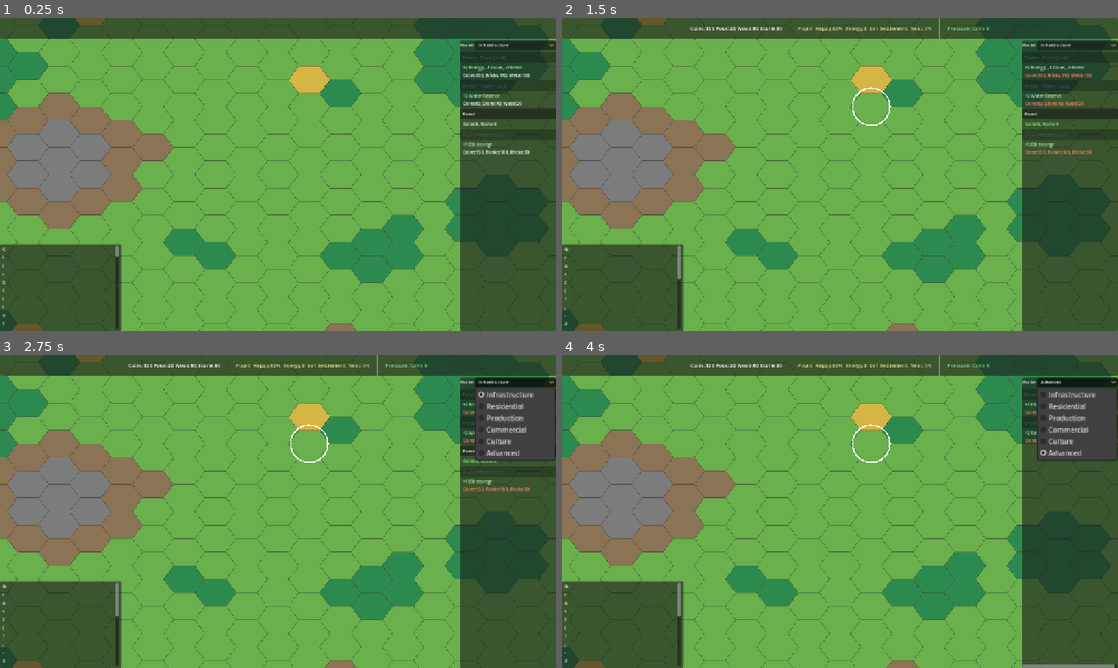
Above: before the commit, frames 1-4 (two rows, left to right).
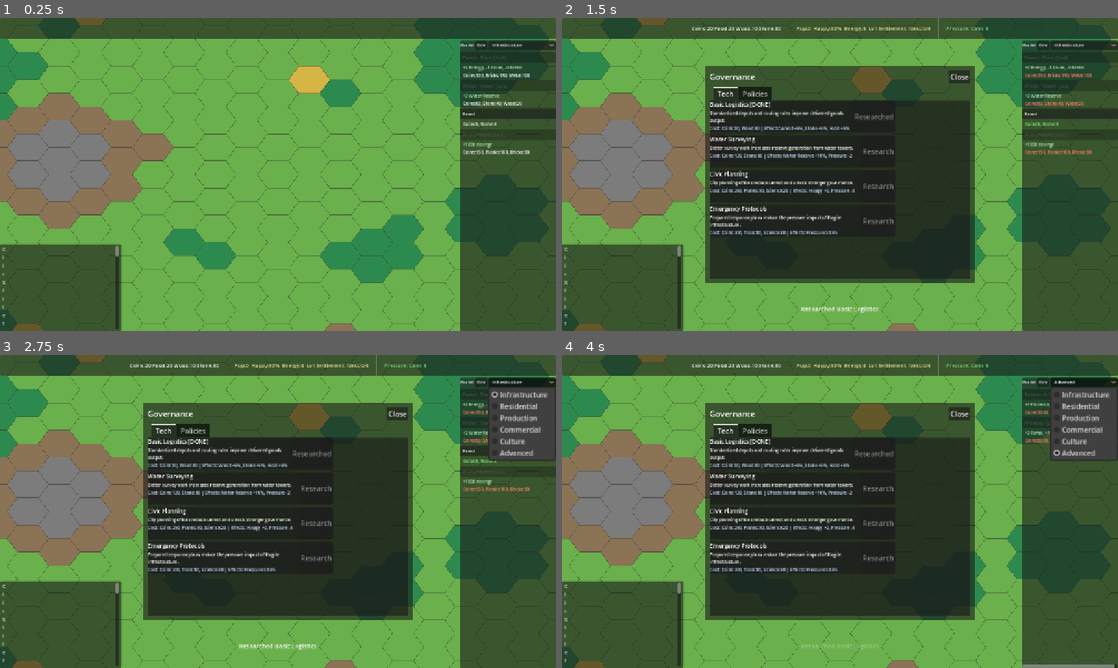
Above: after the commit, the same moments.

Repository: Gaefa/Gamefication
Game: Godot game, scene res://scenes/main.tscn
Same seed, same stepped clock (60 frames per second), same inputs: the game is played once before the commit and once after it.
Inputs (mouse positions are in pixels of both pictures, inside the frame that each line leads up to):
- Up to frame 1 (0.25 s): no input
- Up to frame 2 (1.5 s): click (1045, 46) at 0.5 s, where only the run after the commit has a clickable "Gov"; click (873, 118) at 1.25 s, where only the run after the commit has a clickable "Research"
- Up to frame 3 (2.75 s): click "Infrastructure" at 2 s
- Up to frame 4 (4 s): click "Road" at 2.75 s; click "Advanced" at 3.5 s

The runs differ from the first frame. In frame 1, less than 0.1% of the frame differs, in the area x 21-94%, y 7-77%; in frame 2, 34%; in frame 3, 35%, in the area x 0-99%, y 0-99%; in frame 4, 35%.

Commit message:
feat: add governance tech and policy UI

Diff:
--- a/godot/project.godot
+++ b/godot/project.godot
@@ -81,6 +81,11 @@
 "events": [Object(InputEventKey,"resource_local_to_scene":false,"resource_name":"","device":-1,"window_id":0,"alt_press …(190 unchanged characters)…
 ]
 }
+toggle_governance={
+"deadzone": 0.5,
+"events": [Object(InputEventKey,"resource_local_to_scene":false,"resource_name":"","device":-1,"window_id":0,"alt_pressed":false,"shift_pressed":false,"ctrl_pressed":false,"meta_pressed":false,"pressed":false,"keycode":71,"physical_keycode":0,"key_label":0,"unicode":0,"location":0,"echo":false,"script":null)
+]
+}
 
 [physics]
 
--- a/godot/scripts/scenes/hud_root.gd
+++ b/godot/scripts/scenes/hud_root.gd
@@ -23,6 +23,9 @@
 
 var _help_panel: PanelContainer
 var _help_visible: bool = false
+var _governance_panel: PanelContainer
+var _governance_visible: bool = false
+var _governance_tabs: TabContainer
 
 var _selected_coord: Vector2i = Vector2i(-9999, -9999)
 
@@ -37,6 +40,7 @@
 	_build_event_panel()
 	_build_toast()
 	_build_help_panel()
+	_build_governance_panel()
 	_connect_signals()
 	_set_active_category("Infrastructure")
 
@@ -182,6 +186,13 @@
 	title.add_theme_font_size_override("font_size", 12)
 	title.mouse_filter = Control.MOUSE_FILTER_IGNORE
 	header.add_child(title)
+
+	var gov_btn := Button.new()
+	gov_btn.text = "Gov"
+	gov_btn.tooltip_text = "Governance (G): tech tree and policies"
+	gov_btn.add_theme_font_size_override("font_size", 10)
+	gov_btn.pressed.connect(toggle_governance)
+	header.add_child(gov_btn)
 
 	_category_select = OptionButton.new()
 	_category_select.size_flags_horizontal = Control.SIZE_EXPAND_FILL
@@ -386,7 +397,7 @@
 	return """Click tile for info
 WASD-Move Scroll-Zoom LMB-Select
 RMB/Esc-Cancel U-Upgrade R-Repair
-B-Bulldoze V-Range H-Help"""
+B-Bulldoze V-Range G-Gov H-Help"""
 
 
 func _on_selection_changed(coord: Vector2i) -> void:
@@ -655,6 +666,268 @@
 
 
 # ===========================================================
+# GOVERNANCE PANEL (center) — Tech / Policies
+# ===========================================================
+
+func _build_governance_panel() -> void:
+	_governance_panel = PanelContainer.new()
+	_governance_panel.set_anchors_preset(PRESET_CENTER)
+	_governance_panel.size = Vector2(620, 500)
+	_governance_panel.position = Vector2(-310, -250)
+	_governance_panel.visible = false
+	_governance_panel.mouse_filter = Control.MOUSE_FILTER_STOP
+	add_child(_governance_panel)
+
+	var margin := MarginContainer.new()
+	margin.add_theme_constant_override("margin_left", 10)
+	margin.add_theme_constant_override("margin_top", 10)
+	margin.add_theme_constant_override("margin_right", 10)
+	margin.add_theme_constant_override("margin_bottom", 10)
+	_governance_panel.add_child(margin)
+
+	var root := VBoxContainer.new()
+	root.add_theme_constant_override("separation", 8)
+	margin.add_child(root)
+
+	var header := HBoxContainer.new()
+	root.add_child(header)
+
+	var title := Label.new()
+	title.text = "Governance"
+	title.add_theme_font_size_override("font_size", 18)
+	title.size_flags_horizontal = Control.SIZE_EXPAND_FILL
+	header.add_child(title)
+
+	var close_btn := Button.new()
+	close_btn.text = "Close"
+	close_btn.pressed.connect(toggle_governance)
+	header.add_child(close_btn)
+
+	_governance_tabs = TabContainer.new()
+	_governance_tabs.size_flags_vertical = Control.SIZE_EXPAND_FILL
+	_governance_tabs.size_flags_horizontal = Control.SIZE_EXPAND_FILL
+	root.add_child(_governance_tabs)
+
+	_rebuild_governance_panel()
+
+
+func toggle_governance() -> void:
+	_governance_visible = not _governance_visible
+	_governance_panel.visible = _governance_visible
+	if _governance_visible:
+		_rebuild_governance_panel()
+
+
+func _rebuild_governance_panel() -> void:
+	if _governance_tabs == null:
+		return
+	for c: Node in _governance_tabs.get_children():
+		c.queue_free()
+	_governance_tabs.add_child(_build_tech_tab())
+	_governance_tabs.add_child(_build_policy_tab())
+
+
+func _build_tech_tab() -> Control:
+	var scroll := ScrollContainer.new()
+	scroll.name = "Tech"
+	scroll.size_flags_vertical = Control.SIZE_EXPAND_FILL
+
+	var list := VBoxContainer.new()
+	list.add_theme_constant_override("separation", 6)
+	scroll.add_child(list)
+
+	for tech_id: String in ContentDB.get_technology_ids():
+		list.add_child(_build_tech_row(tech_id))
+
+	return scroll
+
+
+func _build_tech_row(tech_id: String) -> Control:
+	var def: Dictionary = ContentDB.get_technology_def(tech_id)
+	var panel := PanelContainer.new()
+	panel.custom_minimum_size.y = 74
+
+	var row := HBoxContainer.new()
+	row.add_theme_constant_override("separation", 8)
+	panel.add_child(row)
+
+	var text_box := VBoxContainer.new()
+	text_box.size_flags_horizontal = Control.SIZE_EXPAND_FILL
+	row.add_child(text_box)
+
+	var researched: bool = GameStateStore.has_technology(tech_id)
+	var title := Label.new()
+	title.text = "%s%s" % [def.get("label", tech_id), " [DONE]" if researched else ""]
+	title.add_theme_font_size_override("font_size", 13)
+	text_box.add_child(title)
+
+	var desc := Label.new()
+	desc.text = def.get("description", "") as String
+	desc.autowrap_mode = TextServer.AUTOWRAP_WORD_SMART
+	desc.add_theme_font_size_override("font_size", 10)
+	text_box.add_child(desc)
+
+	var meta := Label.new()
+	meta.text = "Cost: %s | Effects: %s" % [_format_cost(def.get("cost", {})), _format_effects(def.get("effects", {}))]
+	meta.add_theme_font_size_override("font_size", 10)
+	meta.add_theme_color_override("font_color", Color(0.75, 0.85, 1.0))
+	text_box.add_child(meta)
+
+	var btn := Button.new()
+	btn.text = "Researched" if researched else "Research"
+	btn.disabled = researched or not _can_research_tech(def)
+	btn.pressed.connect(_research_technology.bind(tech_id))
+	row.add_child(btn)
+
+	return panel
+
+
+func _build_policy_tab() -> Control:
+	var scroll := ScrollContainer.new()
+	scroll.name = "Policies"
+	scroll.size_flags_vertical = Control.SIZE_EXPAND_FILL
+
+	var list := VBoxContainer.new()
+	list.add_theme_constant_override("separation", 6)
+	scroll.add_child(list)
+
+	var active_summary := Label.new()
+	active_summary.text = "Active: " + _format_active_policies()
+	active_summary.add_theme_font_size_override("font_size", 12)
+	active_summary.add_theme_color_override("font_color", Color(0.9, 0.85, 0.6))
+	list.add_child(active_summary)
+
+	for policy_id: String in ContentDB.get_policy_ids():
+		list.add_child(_build_policy_row(policy_id))
+
+	return scroll
+
+
+func _build_policy_row(policy_id: String) -> Control:
+	var def: Dictionary = ContentDB.get_policy_def(policy_id)
+	var category: String = def.get("category", "general") as String
+	var active: bool = GameStateStore.get_active_policy(category) == policy_id
+	var panel := PanelContainer.new()
+	panel.custom_minimum_size.y = 74
+
+	var row := HBoxContainer.new()
+	row.add_theme_constant_override("separation", 8)
+	panel.add_child(row)
+
+	var text_box := VBoxContainer.new()
+	text_box.size_flags_horizontal = Control.SIZE_EXPAND_FILL
+	row.add_child(text_box)
+
+	var title := Label.new()
+	title.text = "[%s] %s%s" % [category.capitalize(), def.get("label", policy_id), " [ACTIVE]" if active else ""]
+	title.add_theme_font_size_override("font_size", 13)
+	text_box.add_child(title)
+
+	var desc := Label.new()
+	desc.text = def.get("description", "") as String
+	desc.autowrap_mode = TextServer.AUTOWRAP_WORD_SMART
+	desc.add_theme_font_size_override("font_size", 10)
+	text_box.add_child(desc)
+
+	var meta := Label.new()
+	meta.text = "Switch: %s | Effects: %s" % [_format_cost(def.get("switch_cost", {})), _format_effects(def.get("effects", {}))]
+	meta.add_theme_font_size_override("font_size", 10)
+	meta.add_theme_color_override("font_color", Color(0.75, 0.85, 1.0))
+	text_box.add_child(meta)
+
+	var btn := Button.new()
+	btn.text = "Active" if active else "Set"
+	btn.disabled = active or not _can_set_policy(def)
+	btn.pressed.connect(_set_policy.bind(policy_id))
+	row.add_child(btn)
+
+	return panel
+
+
+func _research_technology(tech_id: String) -> void:
+	var orch: GameOrchestrator = _get_orchestrator()
+	if orch == null:
+		return
+	var cmd: CommandBase = load("res://scripts/core/commands/research_technology_command.gd").new(tech_id)
+	orch.command_bus.execute(cmd)
+	_update_resource_bar()
+	_rebuild_governance_panel()
+
+
+func _set_policy(policy_id: String) -> void:
+	var orch: GameOrchestrator = _get_orchestrator()
+	if orch == null:
+		return
+	orch.command_bus.execute(SetPolicyCommand.new(policy_id))
+	_update_resource_bar()
+	_rebuild_governance_panel()
+
+
+func _can_research_tech(def: Dictionary) -> bool:
+	if not GameStateStore.can_afford(def.get("cost", {})):
+		return false
+	var requires: Array = def.get("requires", [])
+	for req_var: Variant in requires:
+		if not GameStateStore.has_technology(req_var as String):
+			return false
+	return true
+
+
+func _can_set_policy(def: Dictionary) -> bool:
+	if not GameStateStore.can_afford(def.get("switch_cost", {})):
+		return false
+	var requirements: Dictionary = def.get("requirements", {})
+	var city_level: int = requirements.get("city_level", 1) as int
+	if (GameStateStore.progression().city_level as int) < city_level:
+		return false
+	var techs: Array = requirements.get("tech", [])
+	for tech_var: Variant in techs:
+		if not GameStateStore.has_technology(tech_var as String):
+			return false
+	return true
+
+
+func _format_cost(cost: Dictionary) -> String:
+	if cost.is_empty():
+		return "free"
+	var parts: Array[String] = []
+	for res_id: String in cost:
+		var rdef: Dictionary = ContentDB.get_resource_def(res_id)
+		parts.append("%s:%d" % [rdef.get("label", res_id), int(cost[res_id] as float)])
+	return ", ".join(parts)
+
+
+func _format_effects(effects: Dictionary) -> String:
+	if effects.is_empty():
+		return "none"
+	var parts: Array[String] = []
+	if effects.has("production_mult"):
+		var prod: Dictionary = effects.production_mult
+		for res_id: String in prod:
+			var rdef: Dictionary = ContentDB.get_resource_def(res_id)
+			parts.append("%s %+d%%" % [rdef.get("label", res_id), int((prod[res_id] as float) * 100.0)])
+	if effects.has("happiness_add"):
+		parts.append("Happy %+d" % int(effects.happiness_add as float))
+	if effects.has("pressure_delta"):
+		parts.append("Pressure %+d" % int(effects.pressure_delta as float))
+	if effects.has("pressure_mult"):
+		parts.append("Pressure x%.2f" % (effects.pressure_mult as float))
+	return ", ".join(parts)
+
+
+func _format_active_policies() -> String:
+	var active: Dictionary = GameStateStore.get_active_policies()
+	if active.is_empty():
+		return "none"
+	var parts: Array[String] = []
+	for category: String in active:
+		var policy_id: String = active[category] as String
+		var def: Dictionary = ContentDB.get_policy_def(policy_id)
+		parts.append("%s=%s" % [category, def.get("label", policy_id)])
+	return ", ".join(parts)
+
+
+# ===========================================================
 # EVENT POPUP (center)
 # ===========================================================
 
--- a/godot/scripts/scenes/main.gd
+++ b/godot/scripts/scenes/main.gd
@@ -143,6 +143,9 @@
 	elif ke.keycode == KEY_H:
 		if _hud and _hud.has_method("toggle_help"):
 			_hud.call("toggle_help")
+	elif Input.is_action_just_pressed("toggle_governance"):
+		if _hud and _hud.has_method("toggle_governance"):
+			_hud.call("toggle_governance")
 	elif Input.is_action_just_pressed("upgrade_building"):
 		if _selected_coord != Vector2i(-9999, -9999):
 			var cmd := UpgradeBuildingCommand.new(_selected_coord)
